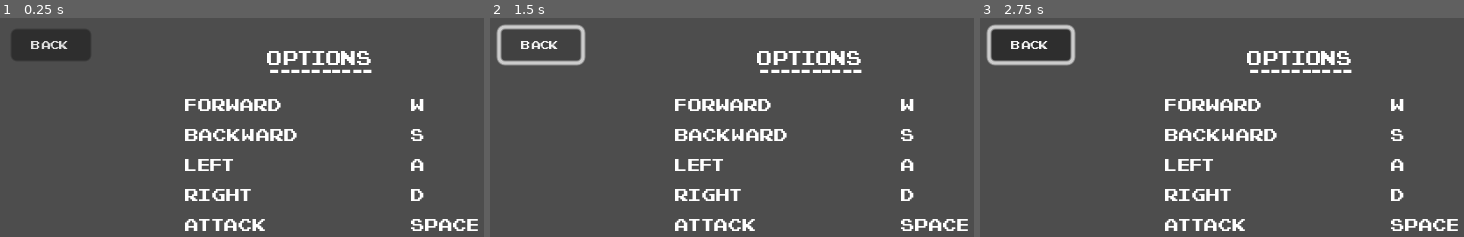
Above: before the commit, frames 1-3 (left to right).
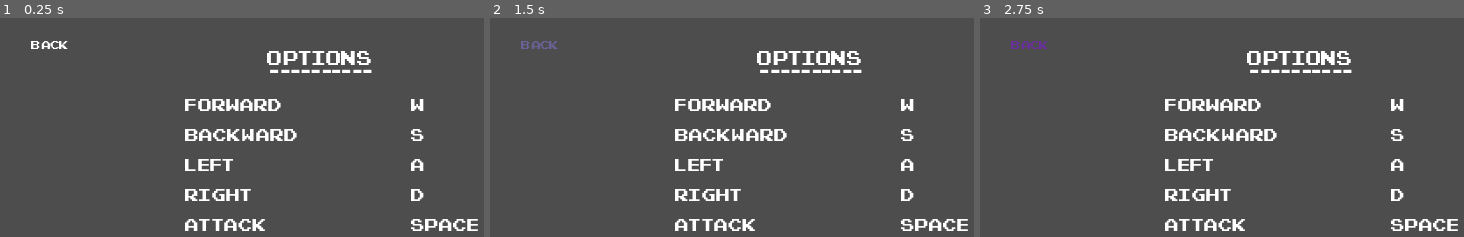
Above: after the commit, the same moments.

Repository: AlayandeWork/Rate.My.Hero
Game: Godot game, scene res://Nodes/Menu/options.tscn
Two runs of this game, one before a commit and one after it. Both use one fixed random seed, a clock stepped at 60 frames per second and the inputs below. This scene is started directly instead of the project's main scene.
Inputs (mouse positions are in pixels of both pictures, inside the frame that each line leads up to):
- Up to frame 1 (0.25 s): no input
- Up to frame 2 (1.5 s): tap Enter at 0.5 s; move the mouse to (944, 175) at 0.52 s; hold Right (Right) 0.53-1.25 s; hold Space (Attack) 0.53-1.25 s; click "Back" at 1.25 s
- Up to frame 3 (2.75 s): move the mouse to (1168, 210) at 2.02 s; hold Down (Down) from 2.03 s (still down)

The runs differ from the first frame. In frame 1, 2.2% of the frame differs, in the area x 2-19%, y 5-20%; in frame 2, 1.4%; in frame 3, 3.3%, in the area x 1-20%, y 2-22%.

Commit message:
adjusting the fonts of the options menu

Diff:
--- a/Nodes/Menu/options.tscn
+++ b/Nodes/Menu/options.tscn
@@ -1,6 +1,10 @@
-[gd_scene load_steps=2 format=3 uid="uid://c0uawypvjvdm3"]
+[gd_scene load_steps=4 format=3 uid="uid://c0uawypvjvdm3"]
 
 [ext_resource type="FontFile" uid="uid://j5l3x25b3syr" path="res://Nodes/Pixel_NES.otf" id="1_motet"]
+
+[sub_resource type="StyleBoxEmpty" id="StyleBoxEmpty_ojosn"]
+
+[sub_resource type="StyleBoxEmpty" id="StyleBoxEmpty_1j1rf"]
 
 [node name="Options" type="Control"]
 layout_mode = 3
@@ -20,9 +24,15 @@
 
 [node name="BackButton" type="Button" parent="VBoxContainer"]
 layout_mode = 2
+theme_override_colors/font_color = Color(1, 1, 1, 1)
+theme_override_colors/font_hover_color = Color(0.415686, 0.380392, 0.588235, 1)
+theme_override_colors/font_focus_color = Color(0.419608, 0.184314, 0.619608, 1)
 theme_override_fonts/font = ExtResource("1_motet")
 theme_override_font_sizes/font_size = 6
+theme_override_styles/pressed = SubResource("StyleBoxEmpty_ojosn")
+theme_override_styles/focus = SubResource("StyleBoxEmpty_1j1rf")
 text = "Back"
+flat = true
 
 [node name="optionslabel" type="Label" parent="."]
 layout_mode = 0
